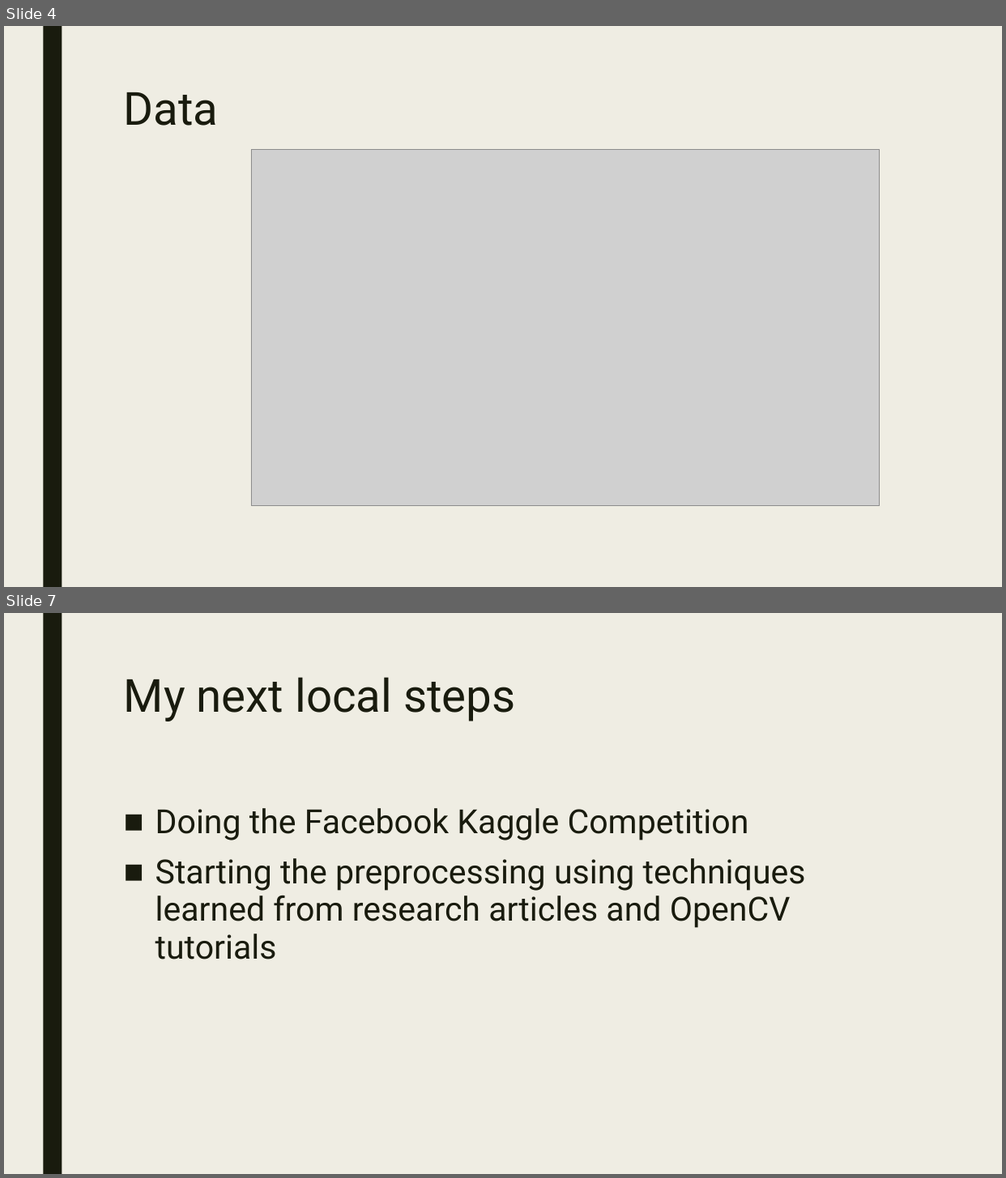
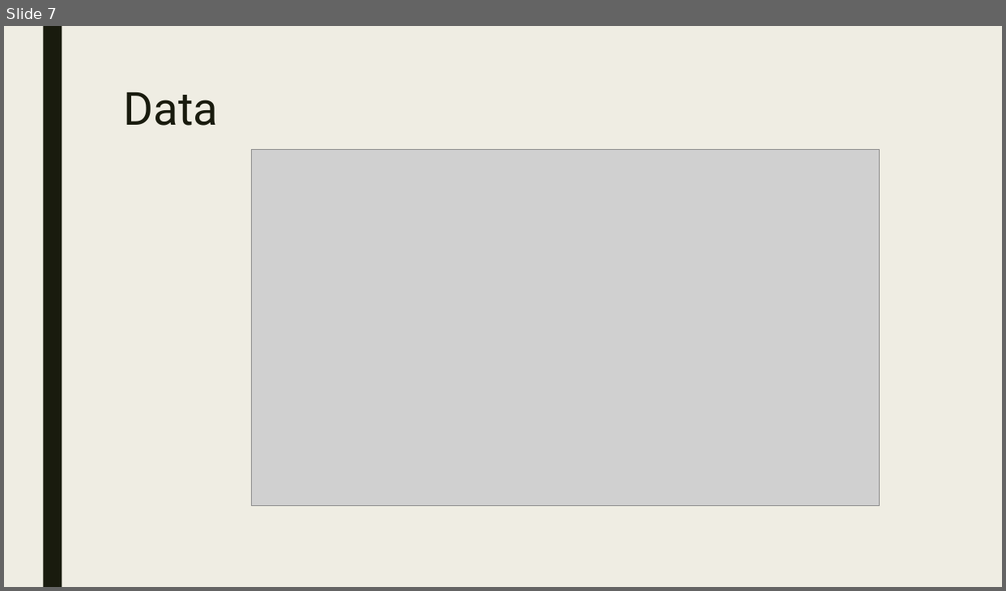
Before and after one commit to keerats7/Research, a slide deck: ProgressReport.pptx. Shown one above the other, each under a label of ours: slides 4 and 7 before the commit, slide 7 after it; the slides between them are not shown. The pictures are 1006x1178 and 1006x591 pixels, drawn with LibreOffice and Linux fonts; fonts in the diff are those of the drawing; grey boxes stand for pictures. Boxes give left, top, right and bottom in pixels: in the first picture for what was removed or moved away, otherwise in the second. Text is boxed around its words. In the diff, an @@ line names an element or a change of style, - is before the commit and + after.

```diff
--- a/ProgressReport.pptx
+++ b/ProgressReport.pptx
@@ slide 7 removed at [4,613,1002,1174], background #EFEDE3; not listed: 1 template element that a slide beside it also shows @@
@@ title removed at [124,677,515,722] @@
-My next local steps
@@ text removed at [155,808,806,960] @@
-■ Doing the Facebook Kaggle Competition
-■ Starting the preprocessing using techniques learned from research articles and OpenCV tutorials
@@ what was slide 4 is now slide 7 @@
```
Also in this commit, not shown: 1 slide changed, 7 slides added, 1 other slide removed.
